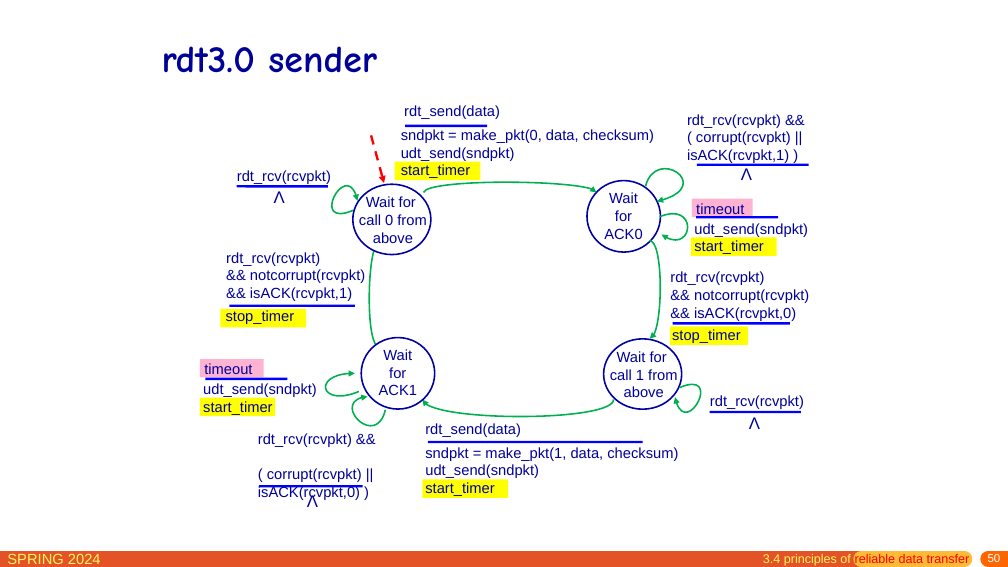
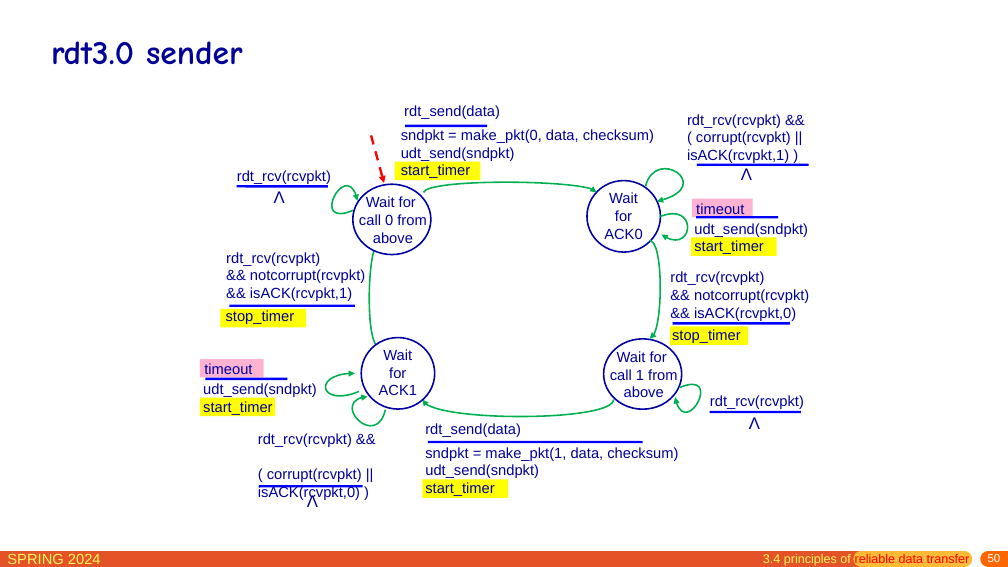
Before and after one commit to network-whu/slides, a slide deck: slide 50 of pptx/chapter3.pptx. Drawn at 1008x567 pixels with LibreOffice and Linux fonts; fonts in the diff are those of the drawing. Boxes give left, top, right and bottom in pixels: in the first picture for what was removed or moved away, otherwise in the second. Text is boxed around its words. In the diff, an @@ line names an element or a change of style, - is before the commit and + after.

```diff
--- a/pptx/chapter3.pptx
+++ b/pptx/chapter3.pptx
@@ title "rdt3.0 sender": place and size @@
-title "rdt3.0 sender" at (162,46,377,73)
+title "rdt3.0 sender" at (51,41,243,65)
@@ title "rdt3.0 sender" at (51,41,243,65): size 36 to 32 pt @@
```
Also in this commit, not shown: 38 other slides changed.
